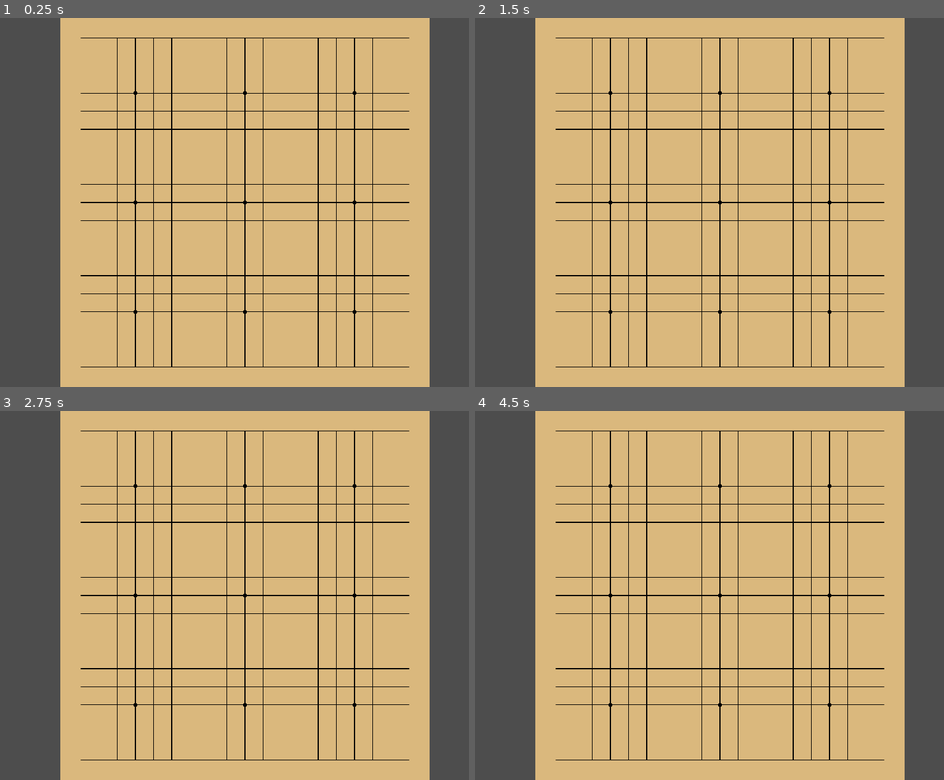
Above: before the commit, frames 1-4 (two rows, left to right).
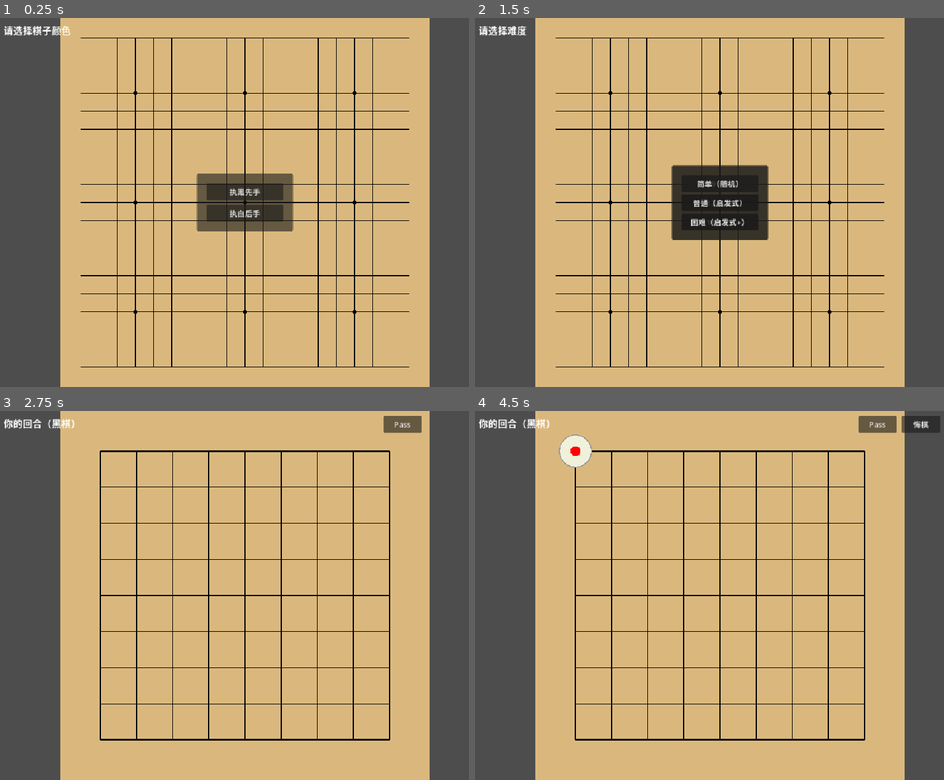
Above: after the commit, the same moments.

Repository: SSSxSSSxSSS/WeiQi
Game: Godot game, scene res://src/scenes/main.tscn
Two runs of this game, one before a commit and one after it. Both use one fixed random seed, a clock stepped at 60 frames per second and the inputs below.
Inputs (mouse positions are in pixels of both pictures, inside the frame that each line leads up to):
- Up to frame 1 (0.25 s): no input
- Up to frame 2 (1.5 s): click (718, 191) at 0.5 s, where only the run after the commit has a clickable "执黑先手"; click (718, 184) at 1.25 s, where only the run after the commit has a clickable "9 × 9"
- Up to frame 3 (2.75 s): click (243, 595) at 2 s, where only the run after the commit has a clickable "13 × 13"
- Up to frame 4 (4.5 s): click (878, 425) at 2.75 s, where only the run after the commit has a clickable "Pass"; click (920, 425) at 3.5 s, where only the run after the commit has a clickable "悔棋"; click (878, 425) at 4.25 s, where only the run after the commit has a clickable "Pass"

The runs differ from the first frame. In frame 1, 3.3% of the frame differs, in the area x 0-63%, y 2-58%; in frame 2, 4.3%; in frame 3, 6.2%; in frame 4, 7.0%, in the area x 0-100%, y 1-95%.
Error before the commit: Parse Error: Cannot infer the type of "pb" variable because the value doesn't have a set type. (res://src/ui/sound_manager.gd:34)
Error after the commit: Invalid call. Nonexistent function 'get_playback' in base 'AudioStreamGenerator'. (res://src/ui/sound_manager.gd:34)

Commit message:
fix: SoundManager 类型推断

Diff:
--- a/src/ui/sound_manager.gd
+++ b/src/ui/sound_manager.gd
@@ -30,8 +30,8 @@
 	_play_tone(660.0, 0.12, 0.5)
 
 func _play_tone(freq: float, duration: float, volume: float) -> void:
-	var g := _generator as AudioStreamGenerator
-	var pb := g.get_playback()
+	var g: AudioStreamGenerator = _generator as AudioStreamGenerator
+	var pb: AudioStreamGeneratorPlayback = g.get_playback()
 	if pb == null:
 		return
 	var buf := PackedVector2Array()
